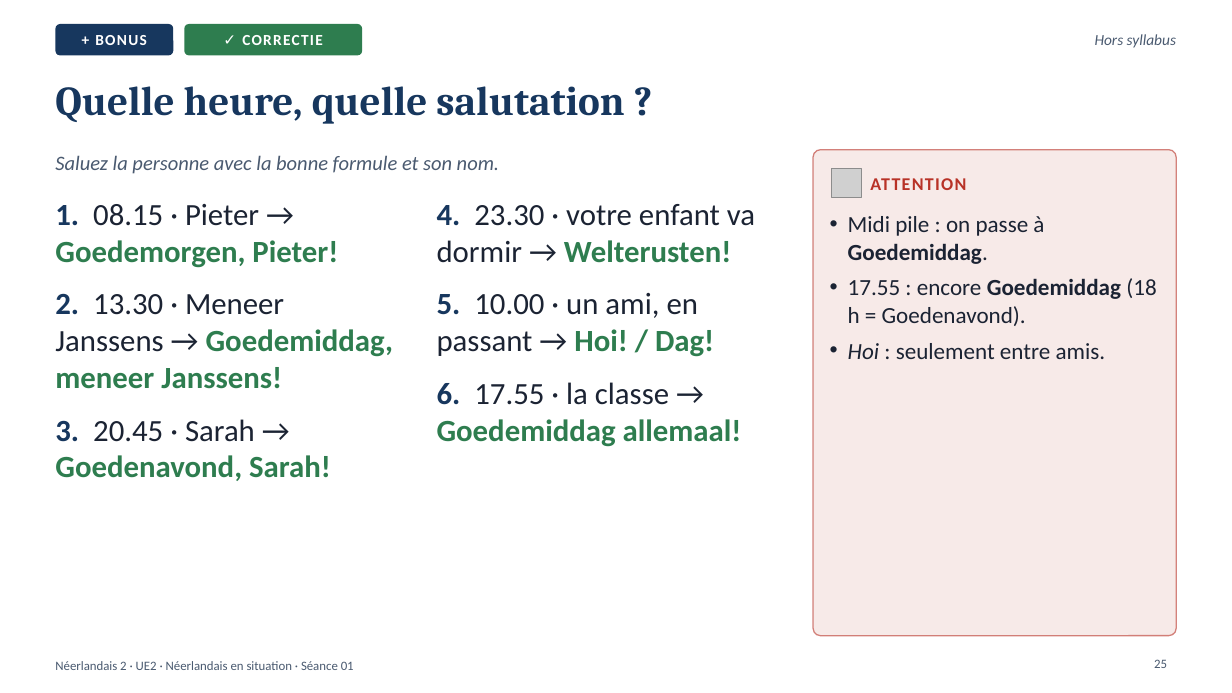
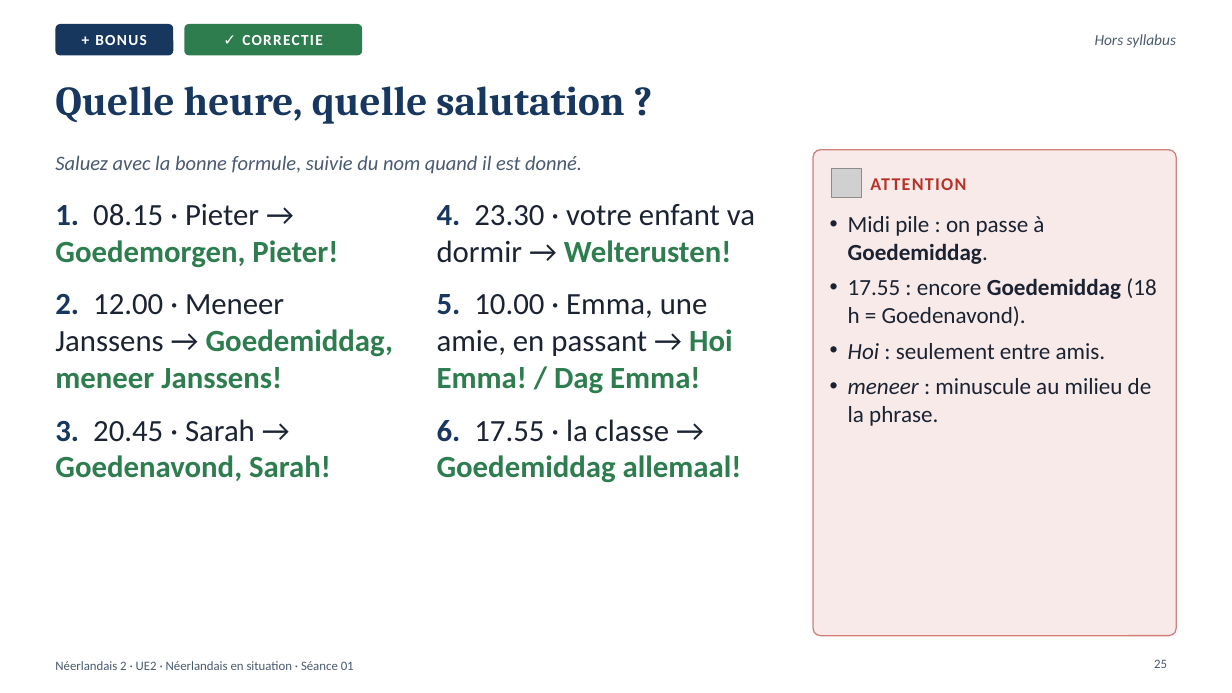
Before and after one commit to ajouniaux/talenleren, a slide deck: slide 25 of neerlandais2/powerpoints/Seance_01_Kennismaking_Goedemorgen.pptx. Drawn at 1232x693 pixels with LibreOffice and Linux fonts; fonts in the diff are those of the drawing; grey boxes stand for pictures. Boxes give left, top, right and bottom in pixels: in the first picture for what was removed or moved away, otherwise in the second. Text is boxed around its words. In the diff, an @@ line names an element or a change of style, - is before the commit and + after.

```diff
--- a/neerlandais2/powerpoints/Seance_01_Kennismaking_Goedemorgen.pptx
+++ b/neerlandais2/powerpoints/Seance_01_Kennismaking_Goedemorgen.pptx
@@ text at (x1=55, y1=155, x2=582, y2=174): text changed @@
-Saluez la personne avec la bonne formule et son nom.
+Saluez avec la bonne formule, suivie du nom quand il est donné.
@@ text at (x1=55, y1=293, x2=393, y2=389): text changed @@
-2. 13.30 · Meneer Janssens → Goedemiddag, meneer Janssens!
+2. 12.00 · Meneer Janssens → Goedemiddag, meneer Janssens!
@@ text at (x1=437, y1=294, x2=733, y2=394): text changed @@
-5. 10.00 · un ami, en passant → Hoi! / Dag!
+5. 10.00 · Emma, une amie, en passant → Hoi Emma! / Dag Emma!
@@ text at (x1=848, y1=378, x2=1152, y2=426): paragraph added @@
+• meneer : minuscule au milieu de la phrase.
```
Also in this commit, not shown: 18 other slides changed, 1 other file.
